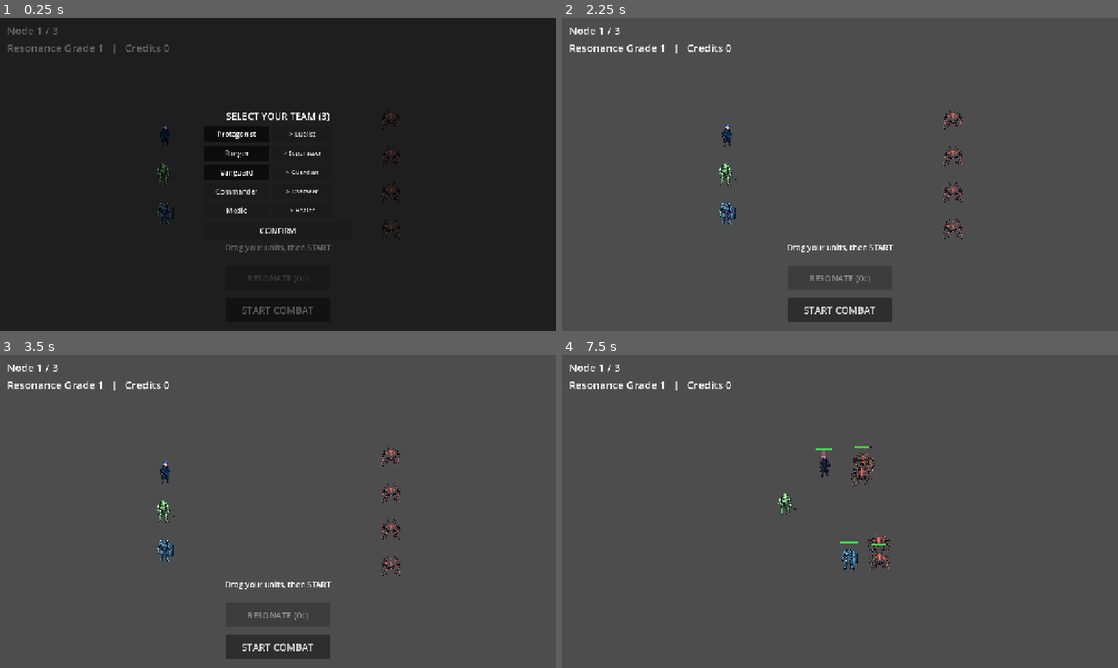
Above: before the commit, frames 1-4 (two rows, left to right).
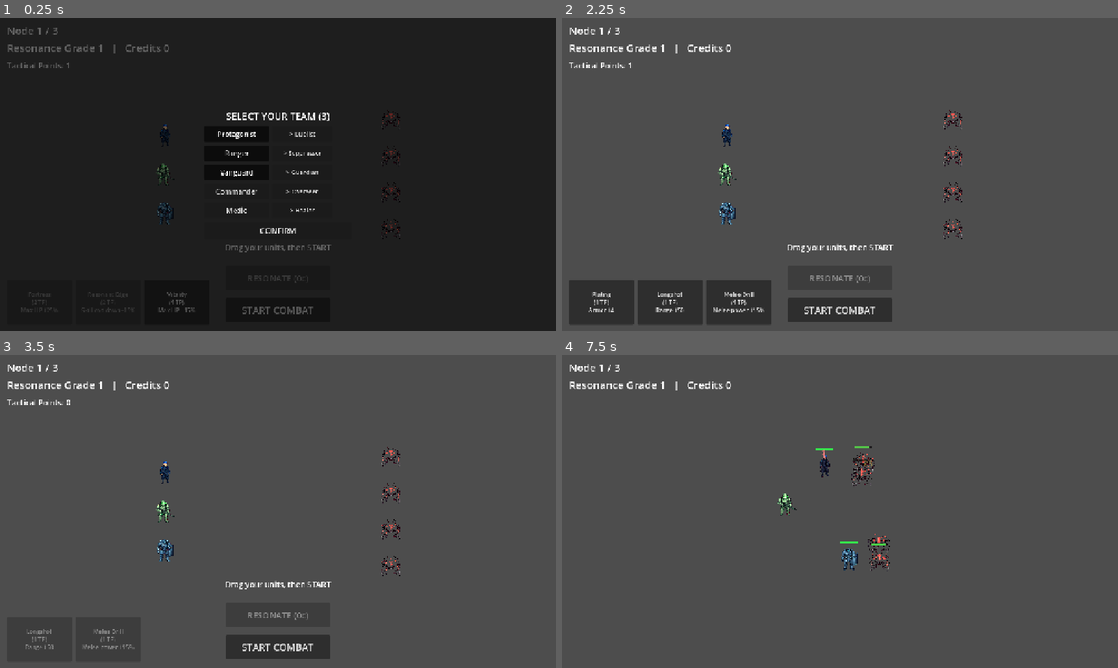
Above: after the commit, the same moments.

Repository: Hwari2929/PROTOCOL-ERRANTEs
Game: Godot game, scene res://scenes/main.tscn
Two runs of this game, one before a commit and one after it. Both use one fixed random seed, a clock stepped at 60 frames per second and the inputs below.
Inputs (mouse positions are in pixels of both pictures, inside the frame that each line leads up to):
- Up to frame 1 (0.25 s): no input
- Up to frame 2 (2.25 s): click "START COMBAT" at 0.5 s; click "START COMBAT" at 1.25 s; click "CONFIRM" at 2 s
- Up to frame 3 (3.5 s): click (38, 639) at 2.75 s, where only the run after the commit has a clickable "Plating (1 TP) Armor +4"
- Up to frame 4 (7.5 s): click "START COMBAT" at 3.5 s; move the mouse to (962, 495) at 4.27 s; click (962, 495) at 4.42 s; drag from (728, 527) to (812, 574) at 5.02 s; move the mouse to (895, 442) at 5.77 s; click (895, 442) at 5.92 s; drag from (812, 574) to (673, 464) at 6.52 s; move the mouse to (1006, 558) at 7.27 s; click (1006, 558) at 7.42 s

The runs differ from the first frame. In frame 1, 0.1% of the frame differs, in the area x 1-35%, y 14-94%; in frame 2, 4.9%, in the area x 1-38%, y 14-98%; in frame 3, 0.2%; in frame 4, less than 0.1%.

Commit message:
feat(cards): tactical card system — deck/hand/graveyard + tactical points [opus]
- card_data.gd: 15 base cards (ranged/melee power, max HP, armor, speed, range...) +
  Commander-only cards (급조 전술 draw / 공동의 노력 / 수적 우위 / 고지 점거)
- tactical_deck.gd: TP +1 per combat (round_started); draw 3; unused hand -> graveyard
  at combat start; reshuffle graveyard into deck when empty; rebuild w/ commander cards
  on team_changed; play_card spends TP and applies effect to the player team
- card_bar.gd: PREP-phase hand UI (TP label + 3 card buttons, disabled if unaffordable)
- EventBus.team_changed; battle_field emits it on set_player_team
- main.tscn: TacticalDeck node + UI/CardBar
- verified: base deck 15, commander deck 19, totals conserved across reshuffles

Co-Authored-By: Claude Opus 4.8 <noreply@anthropic.com>

Diff:
--- a/scenes/main.tscn
+++ b/scenes/main.tscn
@@ -7,6 +7,8 @@
 [ext_resource type="Script" path="res://scripts/ui/battle_hud.gd" id="5_hud"]
 [ext_resource type="Script" path="res://scripts/ui/prep_panel.gd" id="6_prep"]
 [ext_resource type="Script" path="res://scripts/ui/team_select.gd" id="7_tsel"]
+[ext_resource type="Script" path="res://scripts/battle/tactical_deck.gd" id="8_deck"]
+[ext_resource type="Script" path="res://scripts/ui/card_bar.gd" id="9_card"]
 
 [node name="Main" type="Node2D"]
 
@@ -20,6 +22,9 @@
 
 [node name="AugmentSystem" type="Node" parent="."]
 script = ExtResource("3_aug")
+
+[node name="TacticalDeck" type="Node" parent="."]
+script = ExtResource("8_deck")
 
 [node name="BattleSession" type="Node" parent="."]
 script = ExtResource("4_sess")
@@ -40,6 +45,13 @@
 anchor_bottom = 1.0
 script = ExtResource("6_prep")
 
+[node name="CardBar" type="Control" parent="UI"]
+layout_mode = 3
+anchors_preset = 15
+anchor_right = 1.0
+anchor_bottom = 1.0
+script = ExtResource("9_card")
+
 [node name="TeamSelect" type="Control" parent="UI"]
 layout_mode = 3
 anchors_preset = 15
--- a/scripts/battle/battle_field.gd
+++ b/scripts/battle/battle_field.gd
@@ -112,6 +112,7 @@
 	if valid.is_empty():
 		valid = PLAYER_TEAM_IDS
 	_spawn_player_ids(valid, subclasses)
+	EventBus.team_changed.emit(valid)
 	begin_prep()
 
 
--- /dev/null
+++ b/scripts/battle/card_data.gd
@@ -0,0 +1,44 @@
+extends Node
+class_name CardData
+## Tactical card registry. Effects reuse the ClassData stat-bundle schema
+## (attack_mult/attack_add/max_hp_mult/armor_add/attack_interval_mult/
+## move_speed_mult/attack_range_add/skill_cd_mult) plus a special "draw" key.
+## In-engine display uses the English `desc` (default font has no Hangul); the Korean
+## `label` is kept for when the font cycle lands.
+
+const BASE: Array = [
+	{"id": "focus_fire",   "label": "집중 사격",   "cost": 1, "desc": "Ranged power +15%",  "effect": {"attack_mult": 1.15}},
+	{"id": "heavy_rounds", "label": "고폭탄",       "cost": 1, "desc": "Ranged power +6",    "effect": {"attack_add": 6}},
+	{"id": "melee_drill",  "label": "근접 훈련",   "cost": 1, "desc": "Melee power +15%",   "effect": {"attack_mult": 1.15}},
+	{"id": "brutal_strike","label": "잔혹한 일격", "cost": 2, "desc": "Melee power +8",     "effect": {"attack_add": 8}},
+	{"id": "vitality",     "label": "활력",         "cost": 1, "desc": "Max HP +15%",       "effect": {"max_hp_mult": 1.15}},
+	{"id": "fortress",     "label": "요새",         "cost": 2, "desc": "Max HP +25%",       "effect": {"max_hp_mult": 1.25}},
+	{"id": "plating",      "label": "장갑판",       "cost": 1, "desc": "Armor +4",          "effect": {"armor_add": 4}},
+	{"id": "bulwark",      "label": "방벽",         "cost": 2, "desc": "Armor +7",          "effect": {"armor_add": 7}},
+	{"id": "adrenaline",   "label": "아드레날린",   "cost": 2, "desc": "Attack speed up",   "effect": {"attack_interval_mult": 0.85}},
+	{"id": "swift",        "label": "신속",         "cost": 1, "desc": "Move speed +20%",   "effect": {"move_speed_mult": 1.20}},
+	{"id": "longshot",     "label": "원거리 조준", "cost": 1, "desc": "Range +50",         "effect": {"attack_range_add": 50.0}},
+	{"id": "overdrive",    "label": "과부하",       "cost": 3, "desc": "All power +25%",    "effect": {"attack_mult": 1.25}},
+	{"id": "iron_skin",    "label": "강철 피부",   "cost": 2, "desc": "Armor +3, HP +10%", "effect": {"armor_add": 3, "max_hp_mult": 1.10}},
+	{"id": "war_cry",      "label": "전투 함성",   "cost": 2, "desc": "Atk +5, Move +15%", "effect": {"attack_add": 5, "move_speed_mult": 1.15}},
+	{"id": "resonant_edge","label": "공명의 칼날", "cost": 2, "desc": "Skill cooldown -15%","effect": {"skill_cd_mult": 0.85}},
+]
+
+## Added to the deck only when a Commander is on the team.
+const COMMANDER: Array = [
+	{"id": "rapid_tactics", "label": "급조 전술",   "cost": 1, "desc": "Draw 2 cards",        "effect": {"draw": 2}},
+	{"id": "joint_effort",  "label": "공동의 노력", "cost": 2, "desc": "All power +20%",      "effect": {"attack_mult": 1.20}},
+	{"id": "numbers",       "label": "수적 우위",   "cost": 2, "desc": "HP +15%, Armor +4",   "effect": {"max_hp_mult": 1.15, "armor_add": 4}},
+	{"id": "high_ground",   "label": "고지 점거",   "cost": 2, "desc": "Range +30, power +10%","effect": {"attack_range_add": 30.0, "attack_mult": 1.10}},
+]
+
+
+## Full deck list for the run: 15 base cards (+ commander cards if a commander is fielded).
+static func build(has_commander: bool) -> Array:
+	var out: Array = []
+	for c in BASE:
+		out.append(c)
+	if has_commander:
+		for c in COMMANDER:
+			out.append(c)
+	return out
--- /dev/null
+++ b/scripts/battle/tactical_deck.gd
@@ -0,0 +1,114 @@
+extends Node
+## 전술 카드 덱 — deck(draw) / hand / graveyard + 전술 포인트(TP).
+##
+## Per combat node (on EventBus.round_started): TP += 1, unused hand -> graveyard,
+## draw 3. Drawing from an empty deck reshuffles the graveyard back into the deck.
+## The deck rebuilds (adding Commander cards) when the team changes (EventBus.team_changed).
+
+signal hand_changed(hand: Array)
+signal tp_changed(tp: int)
+
+const HAND_SIZE: int = 3
+
+var deck: Array = []
+var hand: Array = []
+var graveyard: Array = []
+var tp: int = 0
+
+var _has_commander: bool = false
+var _built: bool = false
+
+
+func _ready() -> void:
+	EventBus.round_started.connect(_on_round_started)
+	if EventBus.has_signal("team_changed"):
+		EventBus.team_changed.connect(_on_team_changed)
+
+
+func _on_round_started(_round_number: int) -> void:
+	tp += 1
+	tp_changed.emit(tp)
+	refresh_for_team(_current_team_ids())
+
+
+func _on_team_changed(ids: Array) -> void:
+	refresh_for_team(ids)
+
+
+func _current_team_ids() -> Array:
+	var bf: Node = get_parent().get_node_or_null("BattleField")
+	var ids: Array = []
+	if bf != null and bf.has_method("units_of"):
+		for u in bf.units_of(0):
+			ids.append(String(u.get("sprite_id")))
+	return ids
+
+
+## Ensure the deck matches the team (commander cards) and deal a fresh hand of 3.
+func refresh_for_team(ids: Array) -> void:
+	var has_cmd: bool = ids.has("commander")
+	if not _built or has_cmd != _has_commander:
+		# Full rebuild: replace the whole deck and discard the old hand (no recycling).
+		_has_commander = has_cmd
+		deck = CardData.build(has_cmd)
+		deck.shuffle()
+		graveyard = []
+		hand = []
+		_built = true
+	else:
+		# Normal node start: unused hand -> graveyard.
+		for c in hand:
+			graveyard.append(c)
+		hand = []
+	_draw(HAND_SIZE)
+	hand_changed.emit(hand)
+
+
+func _draw(n: int) -> void:
+	for _i in n:
+		if deck.is_empty():
+			if graveyard.is_empty():
+				break
+			deck = graveyard.duplicate()
+			deck.shuffle()
+			graveyard = []
+		hand.append(deck.pop_back())
+
+
+## Play a card from the hand (spend TP, apply effect to player team, discard).
+func play_card(index: int) -> bool:
+	if index < 0 or index >= hand.size():
+		return false
+	var card: Dictionary = hand[index]
+	var cost: int = int(card.get("cost", 1))
+	if tp < cost:
+		return false
+	tp -= cost
+	tp_changed.emit(tp)
+	var effect: Dictionary = card.get("effect", {})
+	var bf: Node = get_parent().get_node_or_null("BattleField")
+	if bf != null and bf.has_method("units_of"):
+		for u in bf.units_of(0):
+			ClassData.apply_mods(u, effect)
+	hand.remove_at(index)
+	graveyard.append(card)
+	if effect.has("draw"):
+		_draw(int(effect["draw"]))
+	hand_changed.emit(hand)
+	return true
+
+
+func get_tp() -> int:
+	return tp
+
+
+func get_hand() -> Array:
+	return hand
+
+
+func deck_count() -> int:
+	return deck.size()
+
+
+func graveyard_count() -> int:
+	return graveyard.size()
--- a/scripts/core/EventBus.gd
+++ b/scripts/core/EventBus.gd
@@ -31,6 +31,7 @@
 signal round_started(round_number: int)
 signal round_ended(round_number: int, victory: bool)
 signal tokens_changed(new_amount: int)
+signal team_changed(class_ids: Array)
 
 # === 캐릭터 ===
 signal character_obtained(character_id: StringName)
--- /dev/null
+++ b/scripts/ui/card_bar.gd
@@ -0,0 +1,71 @@
+extends Control
+## Tactical card hand UI — shown during PREP. Displays TP and the 3-card hand;
+## clicking an affordable card plays it (applies to the player team).
+
+var _tp_label: Label
+var _hbox: HBoxContainer
+var _deck: Node
+
+
+func _ready() -> void:
+	mouse_filter = Control.MOUSE_FILTER_IGNORE  # let drag input reach units
+
+	_tp_label = Label.new()
+	_tp_label.add_theme_font_size_override("font_size", 18)
+	_tp_label.position = Vector2(16.0, 96.0)
+	add_child(_tp_label)
+
+	_hbox = HBoxContainer.new()
+	_hbox.add_theme_constant_override("separation", 8)
+	_hbox.anchor_left = 0.0
+	_hbox.anchor_right = 0.0
+	_hbox.anchor_top = 1.0
+	_hbox.anchor_bottom = 1.0
+	_hbox.offset_left = 16.0
+	_hbox.offset_right = 490.0
+	_hbox.offset_top = -118.0
+	_hbox.offset_bottom = -14.0
+	add_child(_hbox)
+
+	var main: Node = get_parent().get_parent()
+	_deck = main.get_node_or_null("TacticalDeck")
+	if _deck != null:
+		_deck.hand_changed.connect(_on_hand_changed)
+		_deck.tp_changed.connect(_on_tp_changed)
+	var bf: Node = main.get_node_or_null("BattleField")
+	if bf != null and bf.has_signal("phase_changed"):
+		bf.phase_changed.connect(_on_phase_changed)
+	_refresh()
+
+
+func _on_phase_changed(new_phase: int) -> void:
+	visible = new_phase == 0
+
+
+func _on_hand_changed(_hand: Array) -> void:
+	_refresh()
+
+
+func _on_tp_changed(_tp: int) -> void:
+	_refresh()
+
+
+func _refresh() -> void:
+	if _deck == null:
+		return
+	_tp_label.text = "Tactical Points: %d" % int(_deck.get_tp())
+	for c in _hbox.get_children():
+		c.queue_free()
+	var hand: Array = _deck.get_hand()
+	for i in hand.size():
+		var card: Dictionary = hand[i]
+		var cost: int = int(card.get("cost", 1))
+		var b: Button = Button.new()
+		b.custom_minimum_size = Vector2(150.0, 96.0)
+		b.add_theme_font_size_override("font_size", 13)
+		b.autowrap_mode = TextServer.AUTOWRAP_WORD_SMART
+		b.text = "%s\n(%d TP)\n%s" % [String(card.get("id", "")).capitalize(), cost, String(card.get("desc", ""))]
+		b.disabled = int(_deck.get_tp()) < cost
+		var idx: int = i
+		b.pressed.connect(func() -> void: _deck.play_card(idx))
+		_hbox.add_child(b)
Not shown: 1 places in scenes/main.tscn that only renumber resources
Not shown, added: scripts/battle/card_data.gd.uid
Not shown, added: scripts/battle/tactical_deck.gd.uid
Not shown, added: scripts/ui/card_bar.gd.uid
